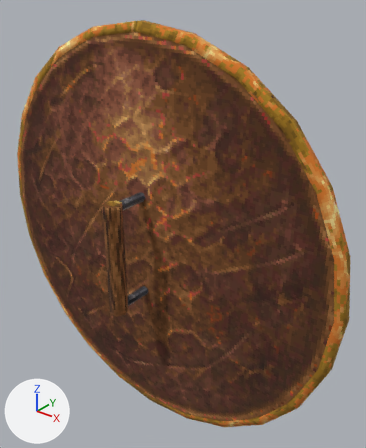
The glTF model templates/models/items/shield_round/sun_bronze/sun_bronze.glb as it was, and as the next commit left it.
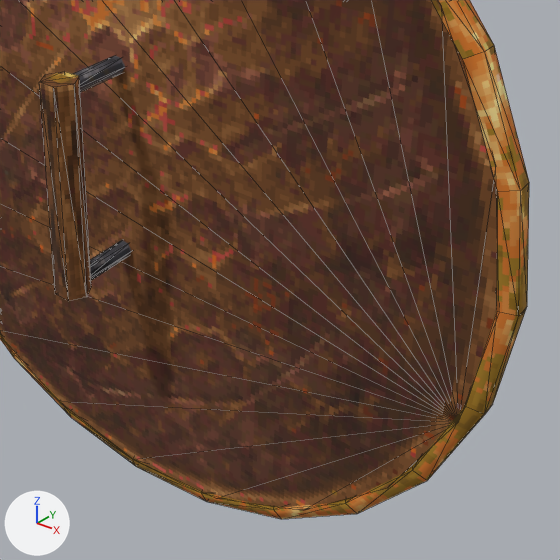
The first picture shows the older version from a 50 mm lens placed at (0.401, -0.37, 0.31), pointed at (0.029, 0.094, 0.023). The close-ups show the older and then the newer version on the part from 22% to 100% of the width and 37% to 100% of the height of that picture. Only the edits that show in the close-ups are written down. Lighting does not change. The marker at lower left points along +X, +Y and +Z. The close-ups show mesh edges as thin lines. Vertices at exactly the same position are counted once.

Names of what the first close-up shows: 'sun_bronze'.
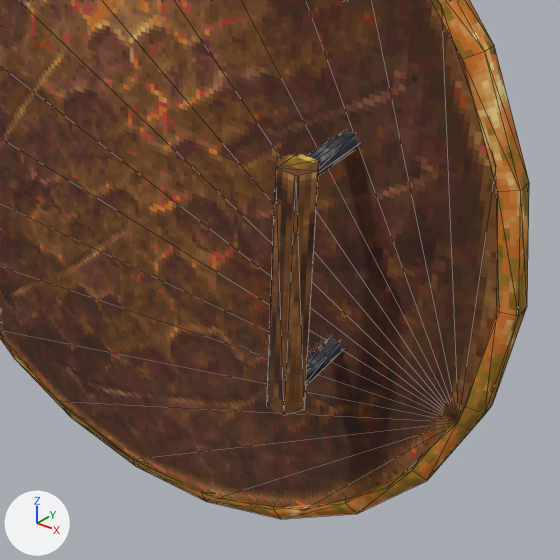
The newer file is also turned or shifted as a whole; pictures and numbers use the older file's frame.

What differs and where, as boxes [x1, y1, x2, y2] in the close-ups (560 x 560 px; the box of a moved part takes in the faces that stretch with it):
part 1 of me_sun_bronze, moved or reshaped: before [39, 71, 91, 301]; after [267, 153, 319, 416]
part 2 of me_sun_bronze, moved or reshaped: before [73, 56, 125, 92]; after [307, 130, 359, 176]
part 3 of me_sun_bronze, moved or reshaped: before [90, 240, 131, 280]; after [306, 337, 343, 385]

The change in detail:
me_sun_bronze has 369 vertices, 656 faces and spans x -0.269..0.269, y -0.01..0.124, z -0.269..0.269.
me_sun_bronze is used by ob_sun_bronze; location (0.0, 0.0, 0.0).
me_sun_bronze part 1: the loose piece of 12 vertices spanning x -0.012..0.012, y -0.01..0.01, z -0.075..0.075 is moved by (0.167, 0.0, 0.0).
me_sun_bronze part 2: the loose piece of 12 vertices spanning x -0.006..0.006, y 0.0..0.052, z 0.063..0.073 is moved by (0.167, 0.0, 0.0).
me_sun_bronze part 3: the loose piece of 12 vertices spanning x -0.006..0.006, y 0.0..0.052, z -0.073..-0.063 is moved by (0.167, 0.0, 0.0).
